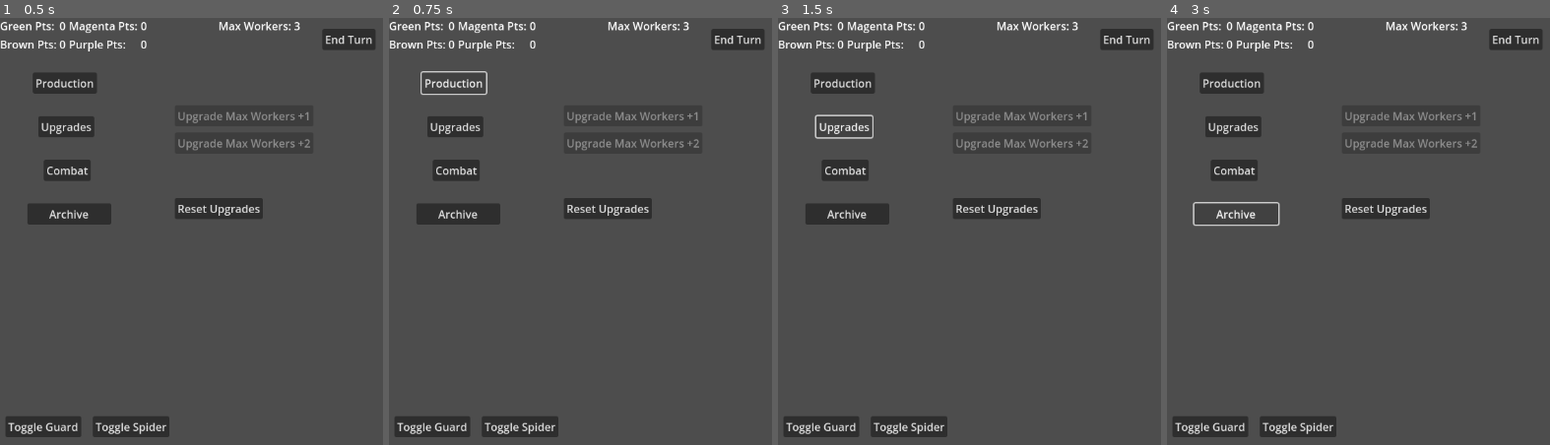
Above: before the commit, frames 1-4 (left to right).
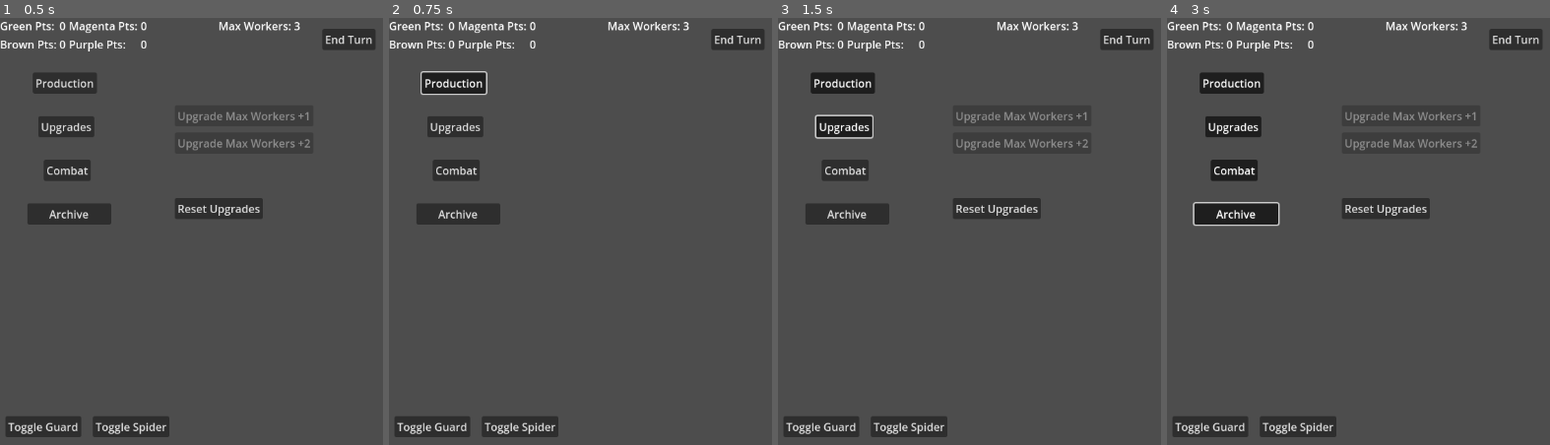
Above: after the commit, the same moments.

Repository: p0rtcullis/WarClicker
Game: Godot game, scene res://game_manager.tscn
Two runs of this game, one before a commit and one after it. Both use one fixed random seed, a clock stepped at 60 frames per second and the inputs below.
Inputs:
- Up to frame 1 (0.5 s): no input
- Up to frame 2 (0.75 s): click "Production" at 0.5 s
- Up to frame 3 (1.5 s): click "Upgrades" at 1.25 s
- Up to frame 4 (3 s): click "Combat" at 2 s; click "Archive" at 2.75 s

Frame 1 is identical in both runs. In frame 2, 2.1% of the frame differs, in the area x 8-81%, y 12-48%; in frame 3, 0.6%; in frame 4, 1.0%.

Commit message:
Refactor3

Diff:
--- a/war-clicker/game_manager.tscn
+++ b/war-clicker/game_manager.tscn
@@ -71,35 +71,43 @@
 script = ExtResource("2_dq8jp")
 
 [node name="ProductionScreenToggle" type="Button" parent="ManagementScreenGUI/SideBarGUI"]
+unique_name_in_owner = true
 layout_mode = 0
 offset_left = 48.0
 offset_top = 16.0
 offset_right = 142.0
 offset_bottom = 47.0
+toggle_mode = true
 text = "Production"
 
 [node name="UpgradeScreeenToggle" type="Button" parent="ManagementScreenGUI/SideBarGUI"]
+unique_name_in_owner = true
 layout_mode = 0
 offset_left = 56.0
 offset_top = 80.0
 offset_right = 138.0
 offset_bottom = 111.0
+toggle_mode = true
 text = "Upgrades"
 
 [node name="CombatScreenToggle" type="Button" parent="ManagementScreenGUI/SideBarGUI"]
+unique_name_in_owner = true
 layout_mode = 0
 offset_left = 64.0
 offset_top = 144.0
 offset_right = 133.0
 offset_bottom = 175.0
+toggle_mode = true
 text = "Combat"
 
 [node name="ArchiveScreenToggle" type="Button" parent="ManagementScreenGUI/SideBarGUI"]
+unique_name_in_owner = true
 layout_mode = 0
 offset_left = 40.0
 offset_top = 208.0
 offset_right = 163.0
 offset_bottom = 239.0
+toggle_mode = true
 text = "Archive"
 
 [node name="InfoBarGUI" type="Control" parent="ManagementScreenGUI"]
@@ -233,6 +241,7 @@
 prereq = [NodePath("../Upgrade1")]
 
 [node name="CombatScreenGUI" type="Control" parent="."]
+unique_name_in_owner = true
 layout_mode = 3
 anchors_preset = 0
 offset_left = 192.0
@@ -241,6 +250,7 @@
 offset_bottom = 576.0
 
 [node name="ProductionScreenGUI" type="Control" parent="."]
+unique_name_in_owner = true
 layout_mode = 3
 anchors_preset = 0
 offset_left = 192.0
@@ -274,6 +284,8 @@
 offset_bottom = 39.0
 text = "Toggle Spider"
 
+[connection signal="toggled" from="ManagementScreenGUI/SideBarGUI/ProductionScreenToggle" to="ManagementScreenGUI/SideBarGUI" method="_on_production_screen_toggle_toggled"]
+[connection signal="toggled" from="ManagementScreenGUI/SideBarGUI/UpgradeScreeenToggle" to="ManagementScreenGUI/SideBarGUI" method="_on_upgrade_screeen_toggle_toggled"]
 [connection signal="pressed" from="ManagementScreenGUI/InfoBarGUI/EndTurnButton" to="ManagementScreenGUI/ManagementScreen" method="_on_end_turn_button_pressed"]
 [connection signal="pressed" from="UpgradeScreenGUI/ResetUpgradesButton" to="UpgradeScreenGUI" method="_on_reset_upgrades_button_pressed"]
 [connection signal="toggled" from="UpgradeScreenGUI/ResetUpgradesButton" to="UpgradeScreenGUI" method="_on_reset_upgrades_button_toggled"]
--- a/war-clicker/side_bar_gui.gd
+++ b/war-clicker/side_bar_gui.gd
@@ -1,11 +1,25 @@
 extends Control
 
+@onready var last_screen = %ProductionScreenGUI
 
-# Called when the node enters the scene tree for the first time.
-func _ready() -> void:
-	pass # Replace with function body.
+func _on_production_screen_toggle_toggled(toggled_on: bool) -> void:
+	if toggled_on:
+		%UpgradeScreenGUI.hide()
+		%CombatScreenGUI.hide()
+		%ProductionScreenGUI.show()
+		last_screen = %ProductionScreenGUI
+	else:
+		%ProductionScreenGUI.hide()
+		last_screen.show()
 
 
-# Called every frame. 'delta' is the elapsed time since the previous frame.
-func _process(delta: float) -> void:
-	pass
+
+func _on_upgrade_screeen_toggle_toggled(toggled_on: bool) -> void:
+	if toggled_on:
+		%UpgradeScreenGUI.show()
+		%CombatScreenGUI.hide()
+		%ProductionScreenGUI.hide()
+		last_screen = %UpgradeScreenGUI
+	else:
+		%UpgradeScreenGUI.hide()
+		last_screen.show()
